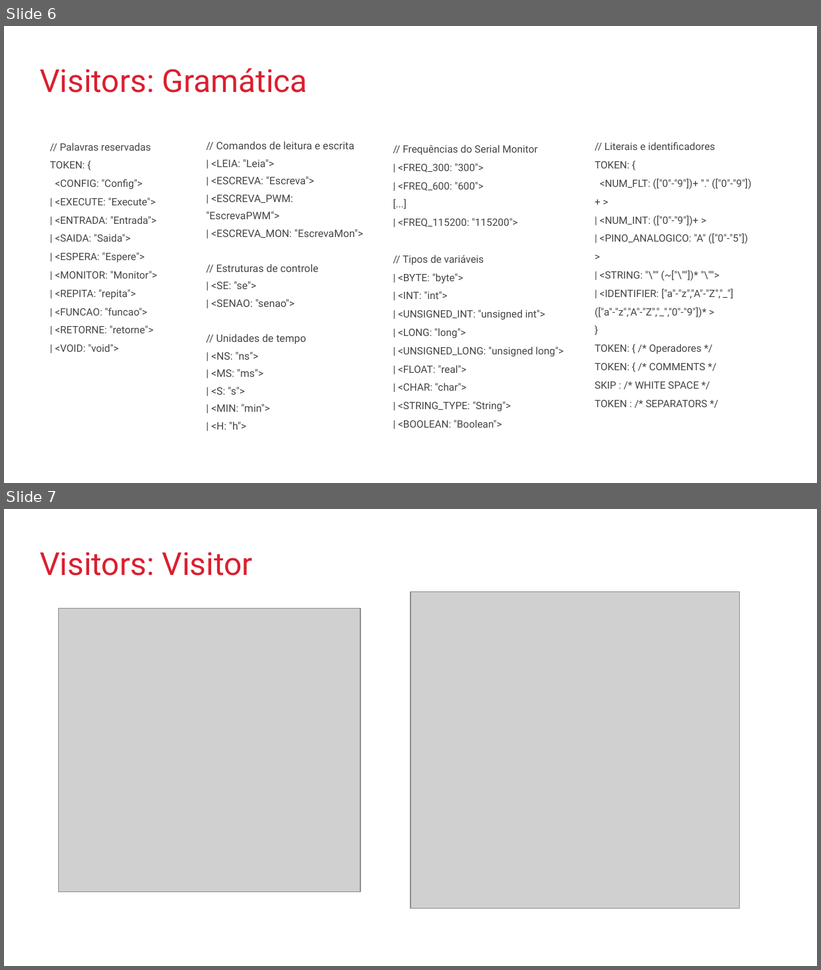
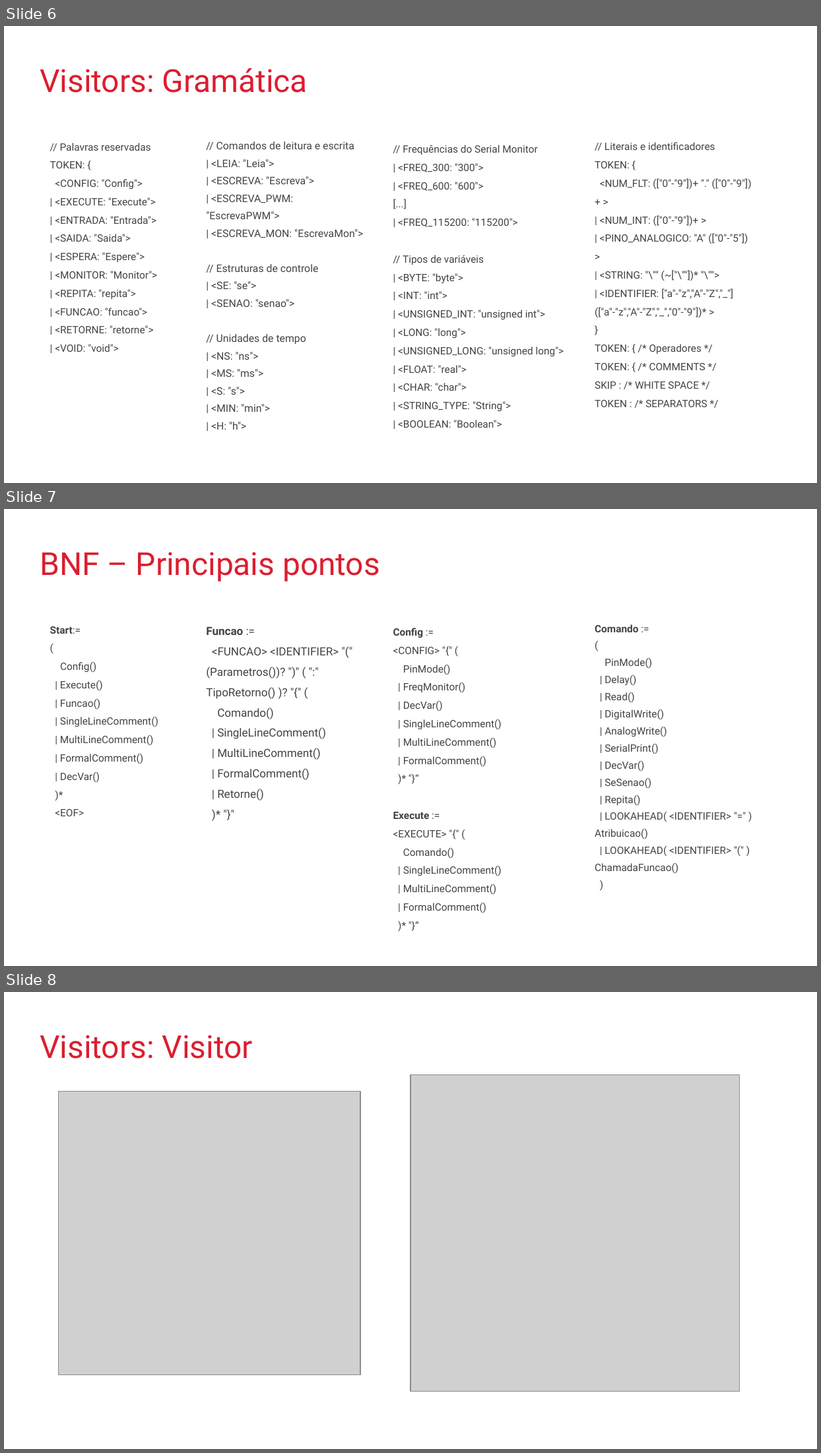
Before and after one commit to marcusv-fs/PLP_Arduino, a slide deck: Docs/ADSL - Marcus.pptx. Shown one above the other, each under a label of ours: slides 6 and 7 before the commit, slides 6, 7 and 8 after it. The pictures are 821x970 and 821x1453 pixels, drawn with LibreOffice and Linux fonts; fonts in the diff are those of the drawing; grey boxes stand for pictures; background and template pictures are left out. Boxes give left, top, right and bottom in pixels: in the first picture for what was removed or moved away, otherwise in the second. Text is boxed around its words. In the diff, an @@ line names an element or a change of style, - is before the commit and + after.

```diff
--- a/Docs/ADSL - Marcus.pptx
+++ b/Docs/ADSL - Marcus.pptx
@@ slide 7 added at (4, 509, 817, 966), background #FFFFFF @@
@@ title added at (40, 552, 380, 582), 28 pt, text #DB1E2F @@
+BNF – Principais pontos
@@ text added at (50, 626, 158, 817), 9 pt, text #434343 @@
+Start:=
+(
+Config()
+| Execute()
+| Funcao()
+| SingleLineComment()
+| MultiLineComment()
+| FormalComment()
+| DecVar()
+)*
+<EOF>
@@ text added at (206, 627, 339, 801), 10 pt, text #434343 @@
+Funcao :=
+<FUNCAO> <IDENTIFIER> "(" (Parametros())? ")" ( ":" TipoRetorno() )? "{" (
+Comando()
+| SingleLineComment()
+| MultiLineComment()
+| FormalComment()
+| Retorne()
+)* "}"
@@ text added at (595, 625, 731, 874), 9 pt, text #434343 @@
+Comando :=
+(
+PinMode()
+| Delay()
+| Read()
+| DigitalWrite()
+| AnalogWrite()
+| SerialPrint()
+| DecVar()
+| SeSenao()
+| Repita()
+| LOOKAHEAD( <IDENTIFIER> "=" ) Atribuicao()
+| LOOKAHEAD( <IDENTIFIER> "(" ) ChamadaFuncao()
+)
@@ text added at (393, 628, 502, 914), 9 pt, text #434343 @@
+Config :=
+<CONFIG> "{" (
+PinMode()
+| FreqMonitor()
+| DecVar()
+| SingleLineComment()
+| MultiLineComment()
+| FormalComment()
+)* "}“
+Execute :=
+<EXECUTE> "{" (
+Comando()
+| SingleLineComment()
+| MultiLineComment()
+| FormalComment()
+)* "}“
@@ what was slide 7 is now slide 8 @@
```
Also in this commit, not shown: 4 other files.
